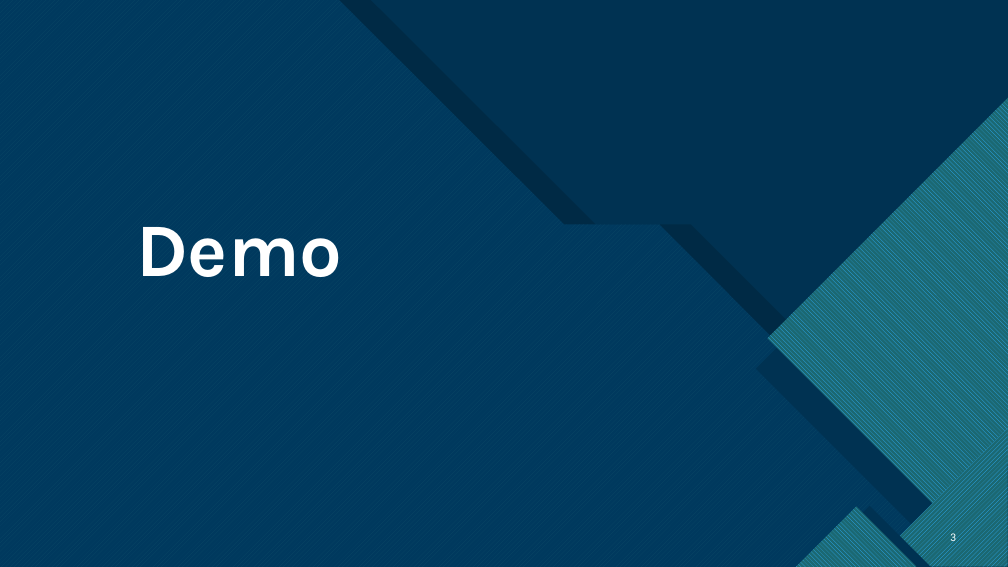
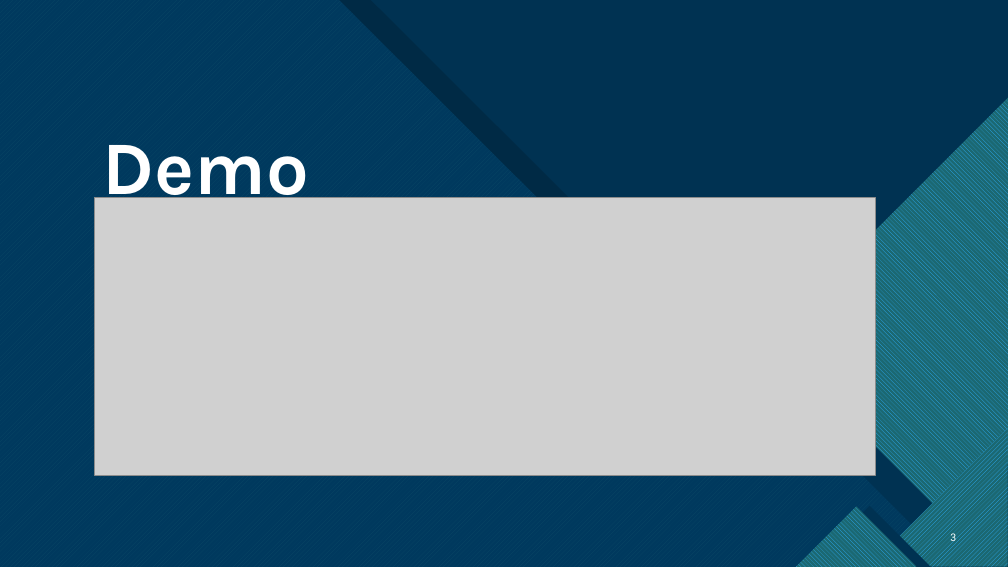
Before and after one commit to StelaTrencheva/MediaBazaar, a slide deck: slide 3 of Documentation/Demo Presentation/week6_presentation.pptx. Drawn at 1008x567 pixels with LibreOffice and Linux fonts; fonts in the diff are those of the drawing; grey boxes stand for pictures. Boxes give left, top, right and bottom in pixels: in the first picture for what was removed or moved away, otherwise in the second. Text is boxed around its words. In the diff, an @@ line names an element or a change of style, - is before the commit and + after.

Commit message:
add some info in presentation

```diff
--- a/Documentation/Demo Presentation/week6_presentation.pptx
+++ b/Documentation/Demo Presentation/week6_presentation.pptx
@@ title "Demo" rewrapped from (x1=136, y1=227, x2=342, y2=277) to (x1=102, y1=145, x2=308, y2=213) @@
@@ picture added at (x1=95, y1=197, x2=875, y2=475) @@
```
